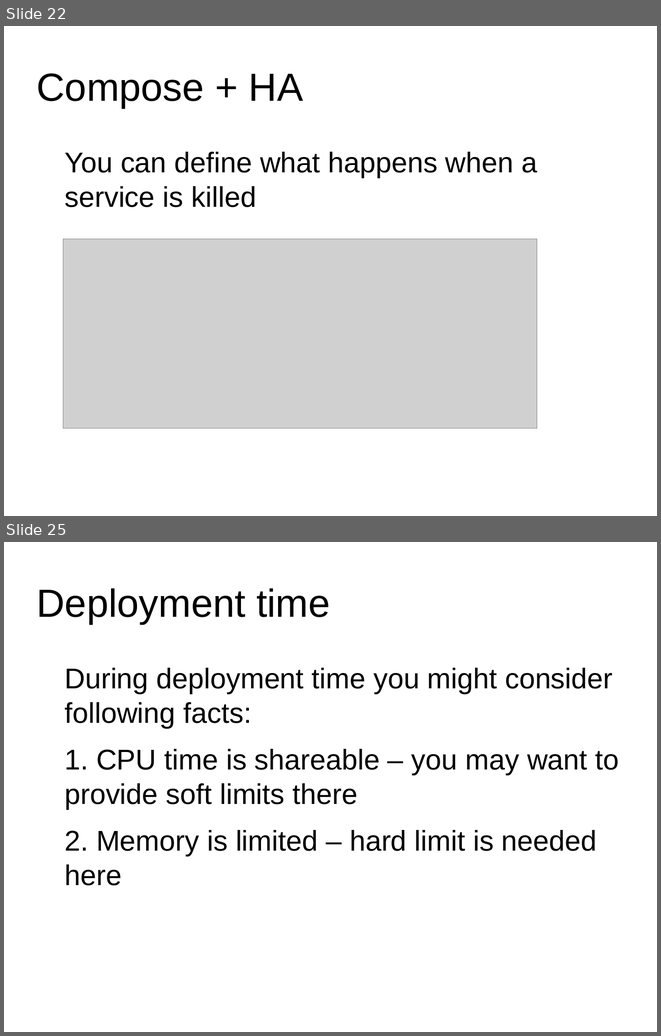
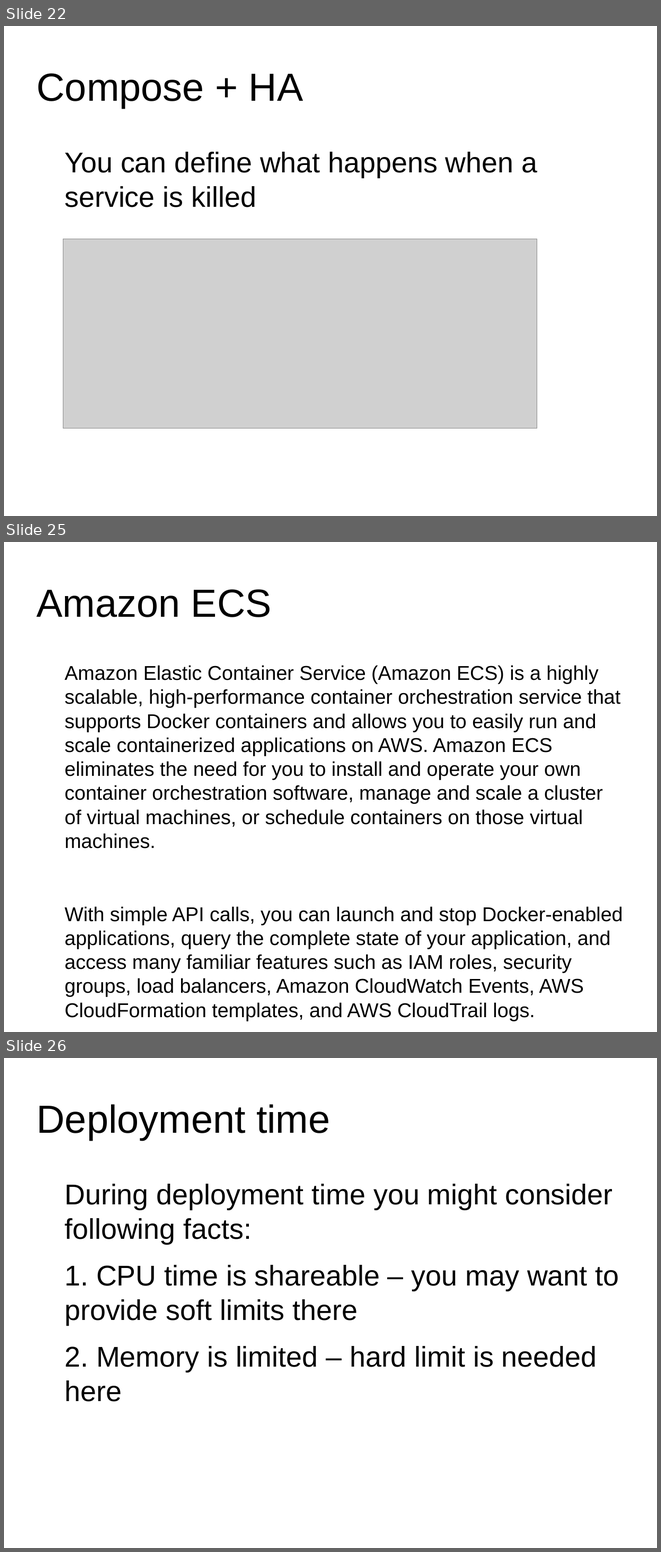
Before and after one commit to zerofrontier/docker-training, a slide deck: workshop.odp. Shown one above the other, each under a label of ours: slides 22 and 25 before the commit, slides 22, 25 and 26 after it; the slides between them are not shown. The pictures are 661x1036 and 661x1552 pixels, drawn with LibreOffice and Linux fonts; fonts in the diff are those of the drawing; grey boxes stand for pictures; background and template pictures are left out. Boxes give left, top, right and bottom in pixels: in the first picture for what was removed or moved away, otherwise in the second. Text is boxed around its words. In the diff, an @@ line names an element or a change of style, - is before the commit and + after.

```diff
--- a/workshop.odp
+++ b/workshop.odp
@@ slide 25 added at box(4, 542, 657, 1032), background #FFFFFF @@
@@ title added at box(37, 589, 272, 617), 47.6 pt, text #000000 @@
+Amazon ECS
@@ text added at box(64, 665, 623, 1021), 24.3 pt, text #000000 @@
+Amazon Elastic Container Service (Amazon ECS) is a highly scalable, high-performance container orchestration service that supports Docker containers and allows you to easily run and scale containerized applications on AWS. Amazon ECS eliminates the need for you to install and operate your own container orchestration software, manage and scale a cluster of virtual machines, or schedule containers on those virtual machines.
+With simple API calls, you can launch and stop Docker-enabled applications, query the complete state of your application, and access many familiar features such as IAM roles, security groups, load balancers, Amazon CloudWatch Events, AWS CloudFormation templates, and AWS CloudTrail logs.
@@ what was slide 25 is now slide 26 @@
```
Also in this commit, not shown: 7 slides changed, 1 slide removed, 1 other file.
